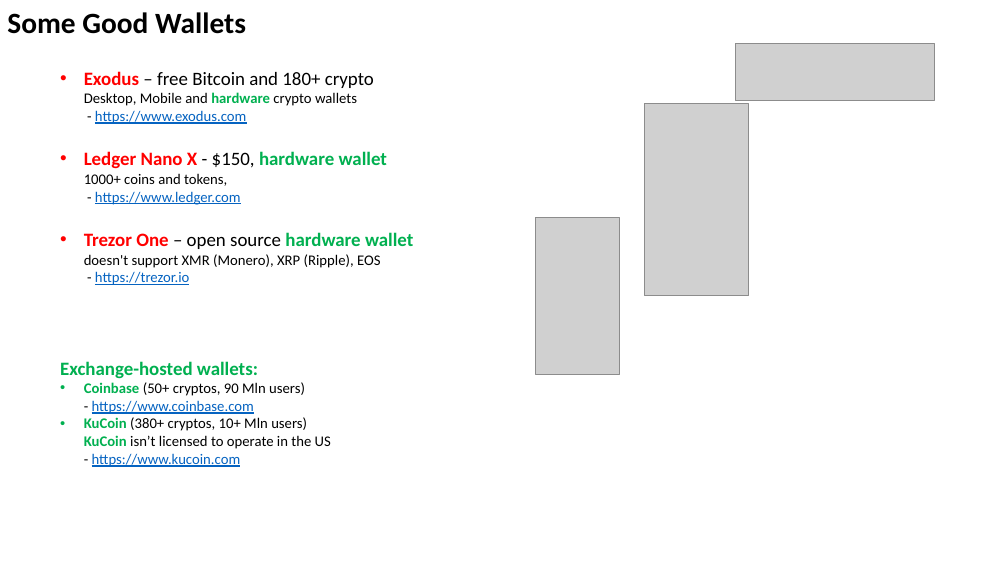
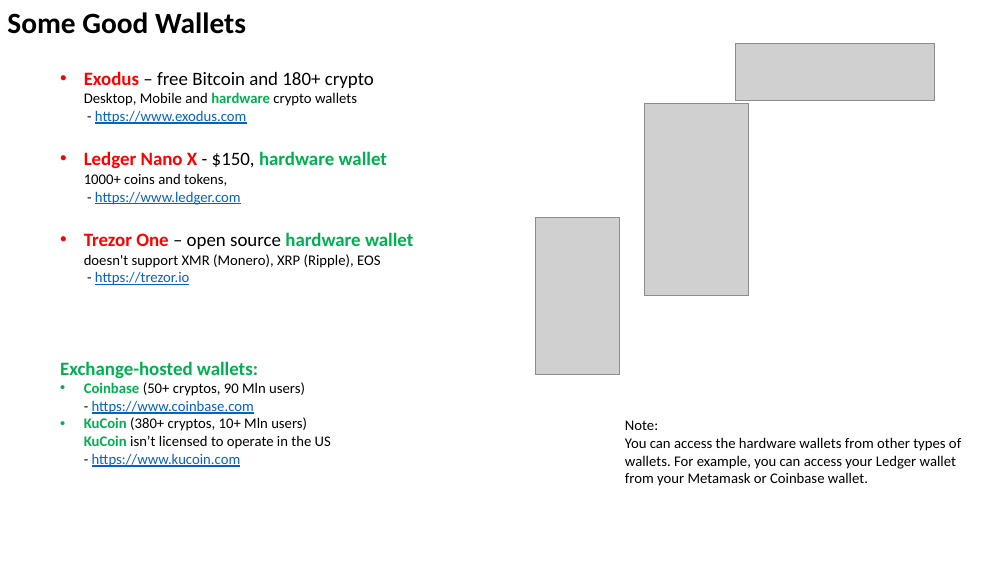
Before and after one commit to lselector/crypto, a slide deck: slide 8 of crypto_07_wallets.pptx. Drawn at 1008x567 pixels with LibreOffice and Linux fonts; fonts in the diff are those of the drawing; grey boxes stand for pictures. Boxes give left, top, right and bottom in pixels: in the first picture for what was removed or moved away, otherwise in the second. Text is boxed around its words. In the diff, an @@ line names an element or a change of style, - is before the commit and + after.

```diff
--- a/crypto_07_wallets.pptx
+++ b/crypto_07_wallets.pptx
@@ text added at (x1=625, y1=420, x2=961, y2=486), 14 pt, text #000000 @@
+Note:
+You can access the hardware wallets from other types of wallets. For example, you can access your Ledger wallet from your Metamask or Coinbase wallet.
```
Also in this commit, not shown: 5 other slides changed, 1 slide added, 1 slide removed.
